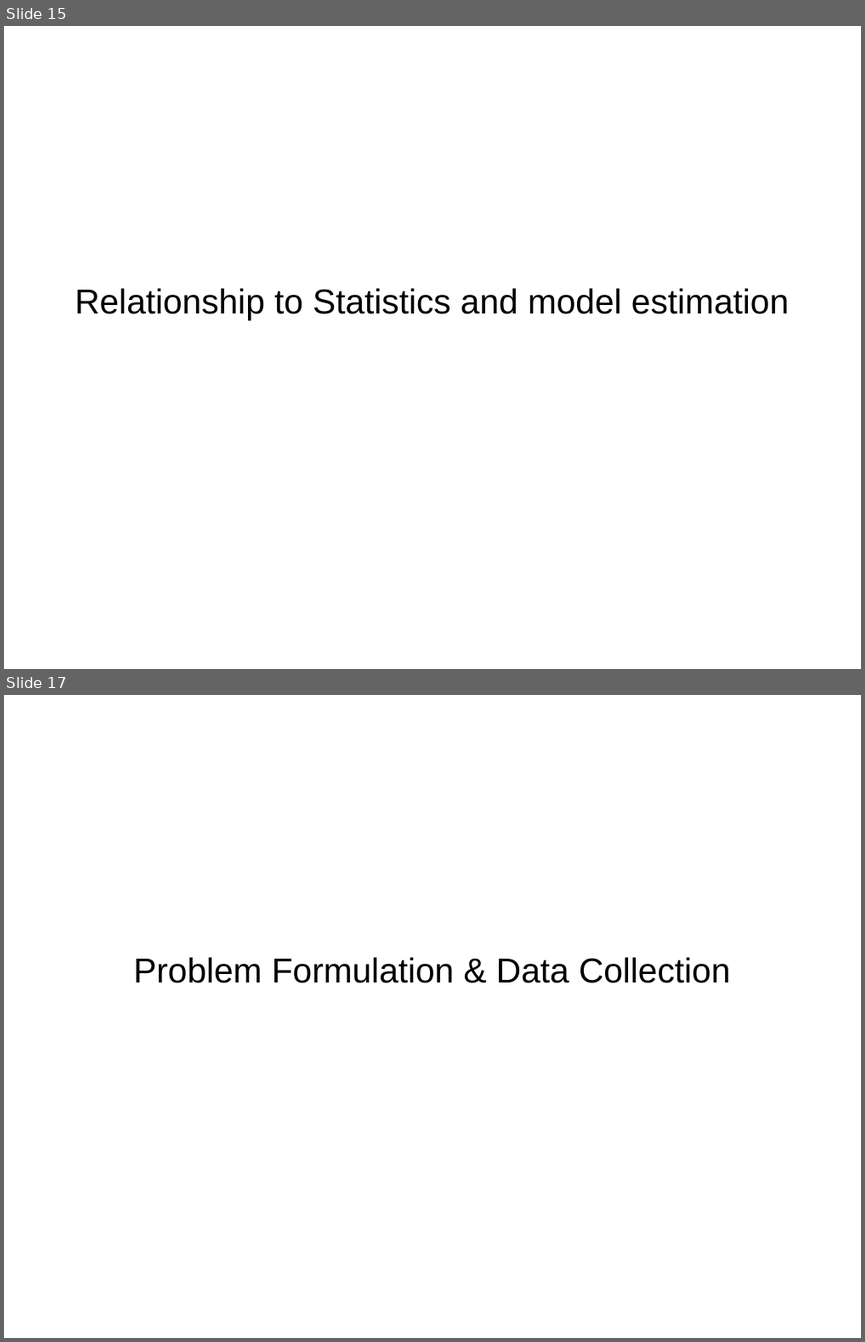
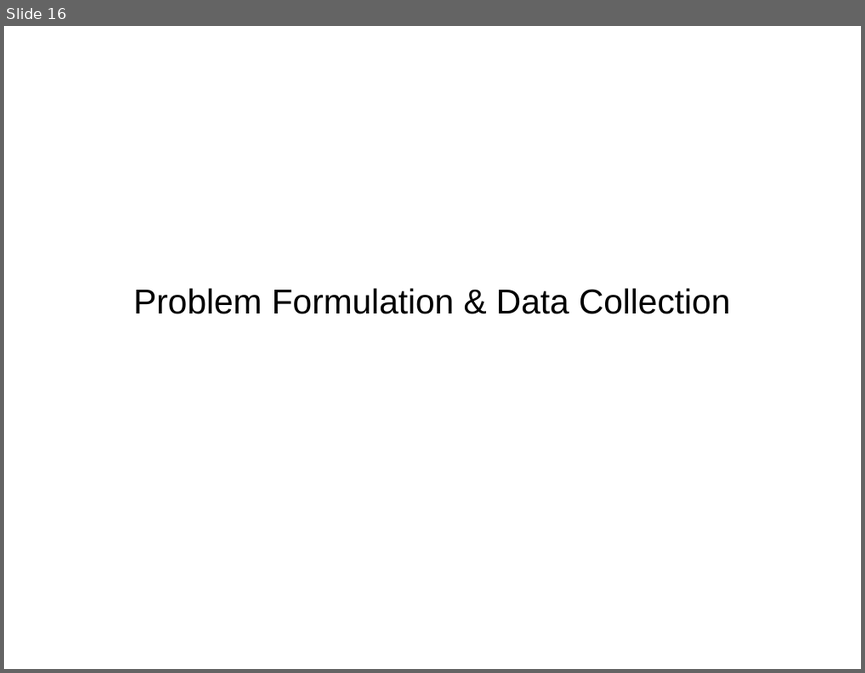
Before and after one commit to amueller/talks_odt, a slide deck: introduction_to_ml_with_python_bnl_2016.odp. Shown one above the other, each under a label of ours: slides 15 and 17 before the commit, slide 16 after it; the slides between them are not shown. The pictures are 865x1342 and 865x673 pixels, drawn with LibreOffice and Linux fonts; fonts in the diff are those of the drawing. Boxes give left, top, right and bottom in pixels: in the first picture for what was removed or moved away, otherwise in the second. Text is boxed around its words. In the diff, an @@ line names an element or a change of style, - is before the commit and + after.

```diff
--- a/introduction_to_ml_with_python_bnl_2016.odp
+++ b/introduction_to_ml_with_python_bnl_2016.odp
@@ slide 15 removed at <box>4,26,861,669</box>, background #FFFFFF @@
@@ subtitle removed at <box>75,288,789,320</box> @@
-Relationship to Statistics and model estimation
@@ what was slide 17 is now slide 16 @@
```
Also in this commit, not shown: 2 slides changed, 8 slides added, 8 other slides removed, 1 other file.
